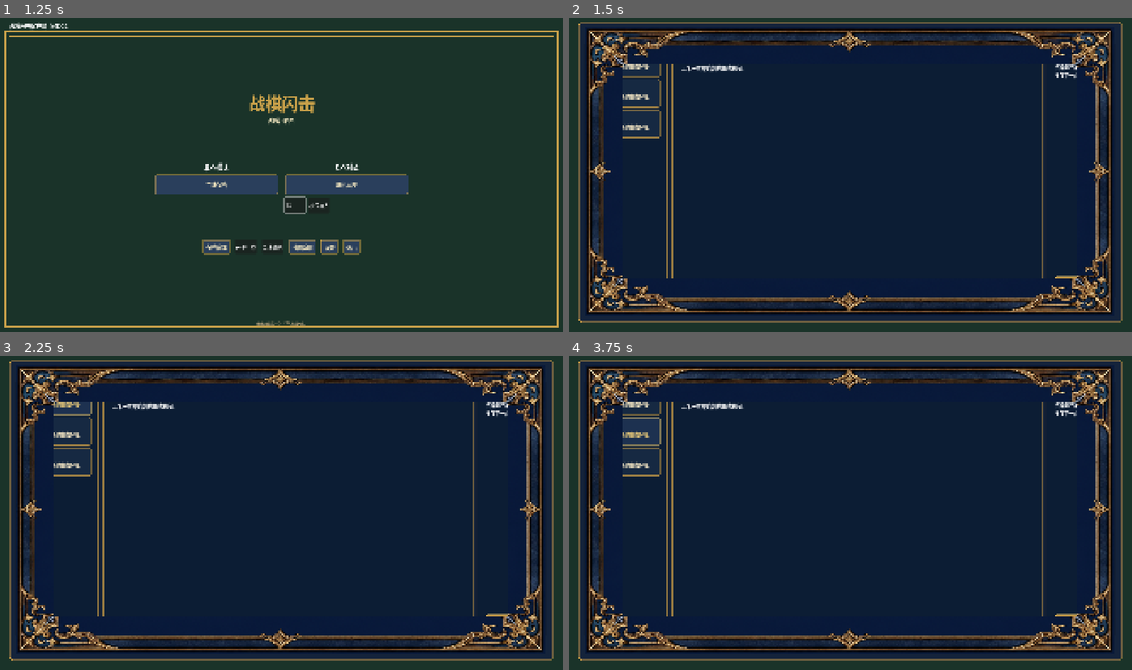
Above: before the commit, frames 1-4 (two rows, left to right).
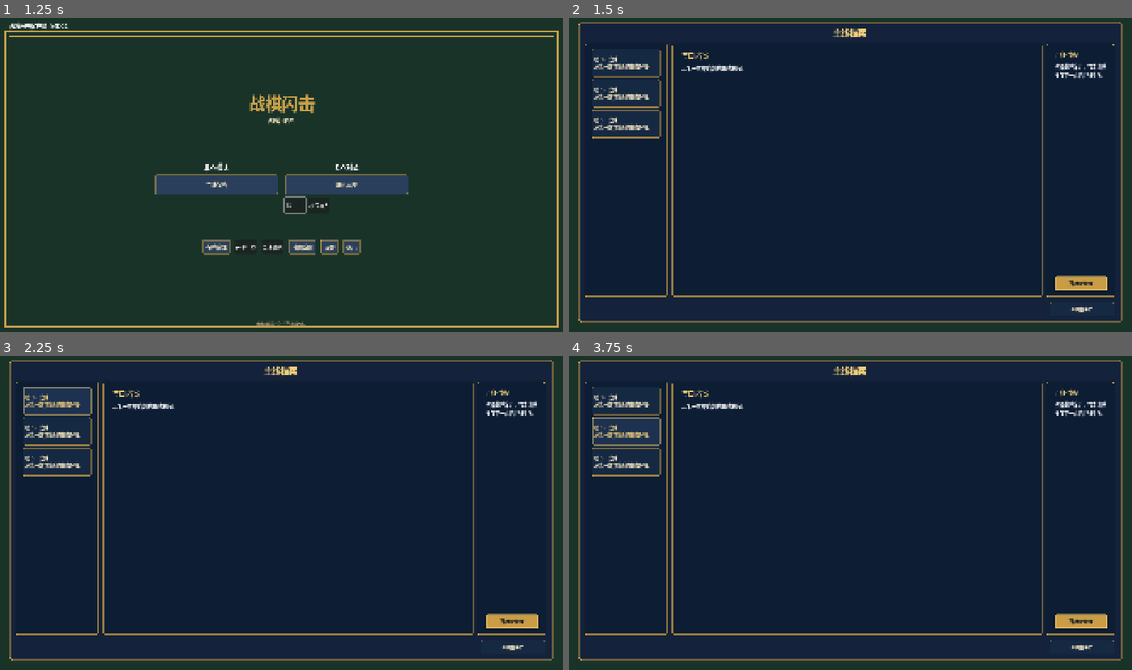
Above: after the commit, the same moments.

Repository: iris0heartmade/battleblitz
Game: Godot game, scene res://scenes/main.tscn
The game is run twice, just before and just after one commit, with the same random seed, the same clock (stepped at 60 frames per second) and the same inputs.
Inputs (mouse positions are in pixels of both pictures, inside the frame that each line leads up to):
- Up to frame 1 (1.25 s): click (292, 206) at 0.52 s; type "12" at 0.6 s
- Up to frame 2 (1.5 s): click "主线存档" at 1.25 s
- Up to frame 3 (2.25 s): click "档 1 · 空槽 从第一章开始新的主线旅程。" at 2 s
- Up to frame 4 (3.75 s): click "档 1 · 空槽 从第一章开始新的主线旅程。" at 2.75 s; click "档 2 · 空槽 从第一章开始新的主线旅程。" at 3.5 s

Frame 1 is identical in both runs. In frame 2, 14% of the frame differs, in the area x 2-97%, y 2-95%; in frame 3, 14%; in frame 4, 14%.

Commit message:
fix(godot-ui): remove invalid generated frame overlay

Diff:
--- a/godot-client/scenes/ui/mainline_campaign_panel.tscn
+++ b/godot-client/scenes/ui/mainline_campaign_panel.tscn
@@ -1,7 +1,6 @@
-[gd_scene load_steps=3 format=3]
+[gd_scene load_steps=2 format=3]
 
 [ext_resource type="Script" path="res://scripts/ui/mainline_campaign_panel.gd" id="1_script"]
-[ext_resource type="Texture2D" path="res://assets/ui/rebuild/navy_gold_frame_overlay_9slice.png" id="2_frame"]
 
 [node name="MainlineCampaignPanel" type="PanelContainer"]
 custom_minimum_size = Vector2(900, 560)
@@ -121,14 +120,3 @@
 custom_minimum_size = Vector2(220, 46)
 layout_mode = 2
 text = "返回主菜单"
-
-[node name="FrameOverlay" type="NinePatchRect" parent="."]
-layout_mode = 2
-mouse_filter = 2
-texture = ExtResource("2_frame")
-patch_margin_left = 128
-patch_margin_top = 128
-patch_margin_right = 128
-patch_margin_bottom = 128
-draw_center = false
-metadata/_ui_asset_role = "decorative-nine-slice-overlay"
--- a/godot-client/scenes/ui/mainline_prepare_panel.tscn
+++ b/godot-client/scenes/ui/mainline_prepare_panel.tscn
@@ -1,7 +1,6 @@
-[gd_scene load_steps=3 format=3]
+[gd_scene load_steps=2 format=3]
 
 [ext_resource type="Script" path="res://scripts/ui/mainline_prepare_panel.gd" id="1_script"]
-[ext_resource type="Texture2D" path="res://assets/ui/rebuild/navy_gold_frame_overlay_9slice.png" id="2_frame"]
 
 [node name="MainlinePreparePanel" type="PanelContainer"]
 custom_minimum_size = Vector2(1000, 600)
@@ -178,14 +177,3 @@
 layout_mode = 2
 custom_minimum_size = Vector2(150, 46)
 text = "放弃主线"
-
-[node name="FrameOverlay" type="NinePatchRect" parent="."]
-layout_mode = 2
-mouse_filter = 2
-texture = ExtResource("2_frame")
-patch_margin_left = 128
-patch_margin_top = 128
-patch_margin_right = 128
-patch_margin_bottom = 128
-draw_center = false
-metadata/_ui_asset_role = "decorative-nine-slice-overlay"
